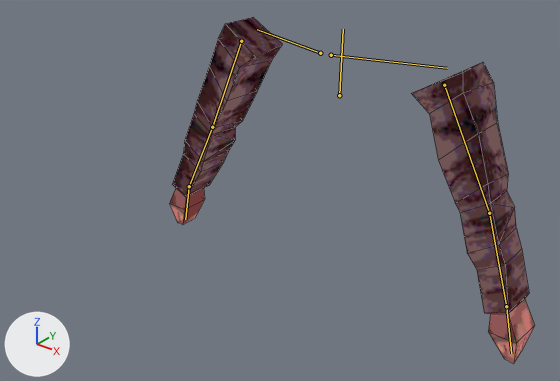
Renders of the Blender file meshes/entities/player_models/male_arms_model/male_arms_model.blend from each side of a commit.
Camera for both pictures: a 50 mm lens placed at (1.195, -1.763, 0.892), pointed at (0.009, -0.281, -0.027). The axes (+X, +Y, +Z) are drawn at lower left. The lights are the same throughout. The bones that bend it are drawn over the model as lines. Mesh edges are drawn as thin lines.
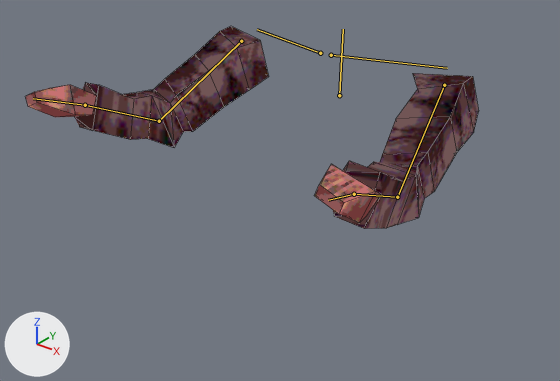
The newer file adds an action. The first version stands in its rest pose; the second is drawn at frame 80 of the action 'falling'.

The change, as a list of edits to the scene's bpy script:
```text
Change bone_upper_arm_l:
    where bone_upper_arm_l = bpy.data.objects['metarig'].pose.bones['upper_arm.L']  # child of 'shoulder.L'
    bone_upper_arm_l.rotation_quaternion: (1.0, 0.0, 0.0, 0.0) -> (0.852, 0.49, -0.124, -0.139)  # degrees (0, 0, 0) -> degrees (61, -4, -21)
Change bone_lowerarm_l:
    where bone_lowerarm_l = bpy.data.objects['metarig'].pose.bones['lowerarm.L']  # child of 'upper_arm.L'
    bone_lowerarm_l.rotation_quaternion: (1.0, 0.0, 0.0, 0.0) -> (0.918, 0.383, -0.101, -0.011)  # degrees (0, 0, 0) -> degrees (46, -10, -6)
Change bone_hand_l:
    where bone_hand_l = bpy.data.objects['metarig'].pose.bones['hand.L']  # child of 'lowerarm.L'
    bone_hand_l.rotation_quaternion: (1.0, 0.0, 0.0, 0.0) -> (0.776, 0.127, 0.616, 0.049)  # degrees (0, 0, 0) -> degrees (51, 71, 44)
Change bone_upper_arm_r:
    where bone_upper_arm_r = bpy.data.objects['metarig'].pose.bones['upper_arm.R']  # child of 'shoulder.R'
    bone_upper_arm_r.rotation_quaternion: (1.0, 0.0, 0.0, 0.0) -> (0.852, 0.49, 0.124, 0.139)  # degrees (0, 0, 0) -> degrees (61, 4, 21)
Change bone_lowerarm_r:
    where bone_lowerarm_r = bpy.data.objects['metarig'].pose.bones['lowerarm.R']  # child of 'upper_arm.R'
    bone_lowerarm_r.rotation_quaternion: (1.0, 0.0, 0.0, 0.0) -> (0.918, 0.383, 0.101, 0.011)  # degrees (0, 0, 0) -> degrees (46, 10, 6)
Change bone_hand_r:
    where bone_hand_r = bpy.data.objects['metarig'].pose.bones['hand.R']  # child of 'lowerarm.R'
    bone_hand_r.rotation_quaternion: (1.0, 0.0, 0.0, 0.0) -> (0.776, 0.127, -0.616, -0.049)  # degrees (0, 0, 0) -> degrees (51, -71, -44)
```

Boxes [x1, y1, x2, y2] around the edits, measured in the pictures (560 x 381 px):
'Cube.001', posed (24% wider, 41% shorter)
    before: [169, 17, 534, 364]
    after: [26, 26, 479, 229]
bone 'upper_arm.L', root to tip
    before: (444, 85) to (489, 213)
    after: (444, 85) to (397, 197)
bone 'lowerarm.L', root to tip
    before: (489, 213) to (506, 306)
    after: (397, 197) to (354, 194)
bone 'hand.L', root to tip
    before: (506, 306) to (511, 353)
    after: (354, 194) to (328, 200)
bone 'upper_arm.R', root to tip
    before: (241, 41) to (212, 127)
    after: (241, 41) to (159, 121)
bone 'lowerarm.R', root to tip
    before: (212, 127) to (189, 186)
    after: (159, 121) to (85, 105)
bone 'hand.R', root to tip
    before: (189, 186) to (185, 219)
    after: (85, 105) to (33, 98)
